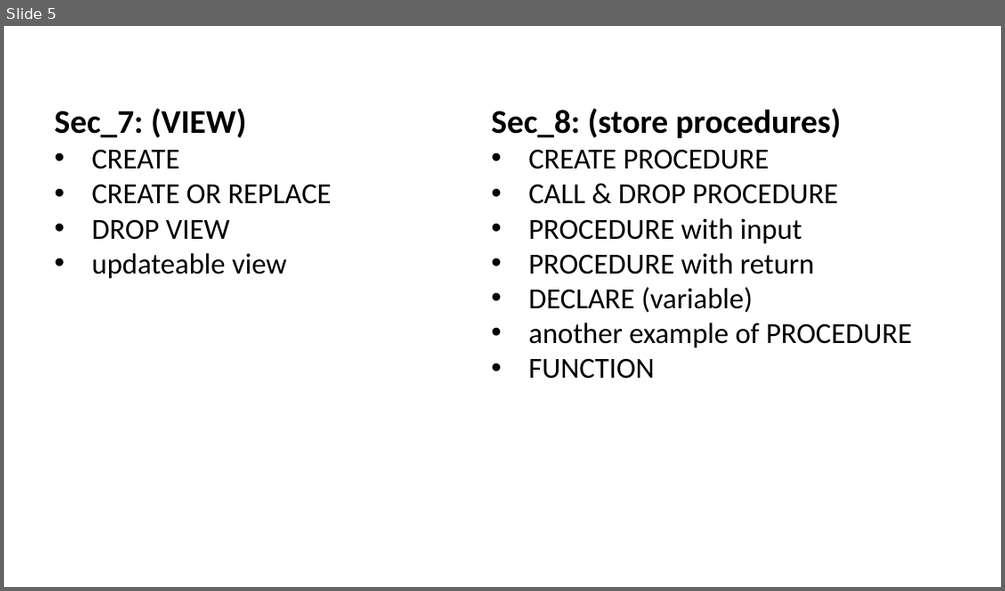
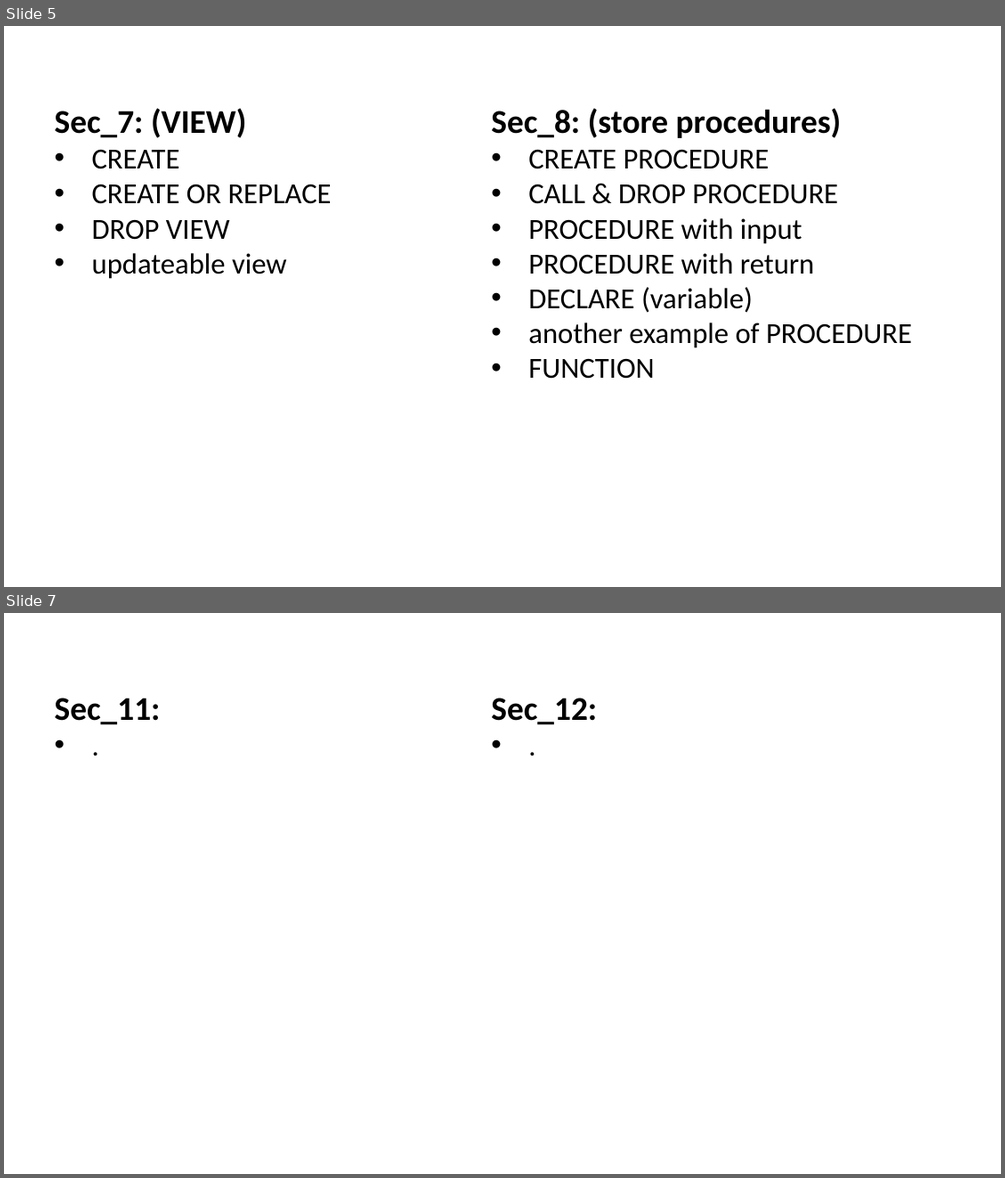
Before and after one commit to Amir-Hofo/Basic_SQL_Commands, a slide deck: list of content.pptx. Shown one above the other, each under a label of ours: slide 5 before the commit, slides 5 and 7 after it; the slides between them are not shown. The pictures are 1005x591 and 1005x1178 pixels, drawn with LibreOffice and Linux fonts; fonts in the diff are those of the drawing. Boxes give left, top, right and bottom in pixels: in the first picture for what was removed or moved away, otherwise in the second. Text is boxed around its words. In the diff, an @@ line names an element or a change of style, - is before the commit and + after.

```diff
--- a/list of content.pptx
+++ b/list of content.pptx
@@ slide 7 added at (x1=4, y1=613, x2=1001, y2=1174), background #FFFFFF @@
@@ text added at (x1=55, y1=698, x2=161, y2=725), 32 pt, text #000000, bold @@
+Sec_11:
+• .
@@ text added at (x1=491, y1=698, x2=597, y2=725), 32 pt, text #000000, bold @@
+Sec_12:
+• .
```
Also in this commit, not shown: 1 slide changed, 1 other file.
